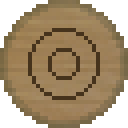
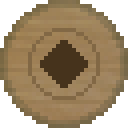
Comparing the layer stacks of the two 128×128 images. Changes:
added layer "Layer 4" above "Layer 3" over [40, 40, 88, 88]
painted on "Layer 2" over [28, 28, 100, 100]
